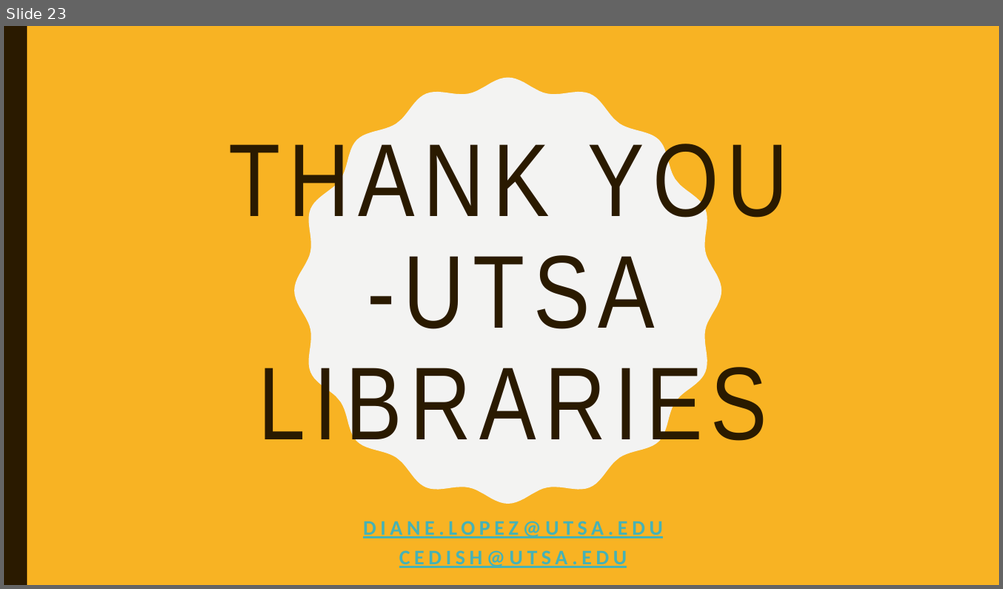
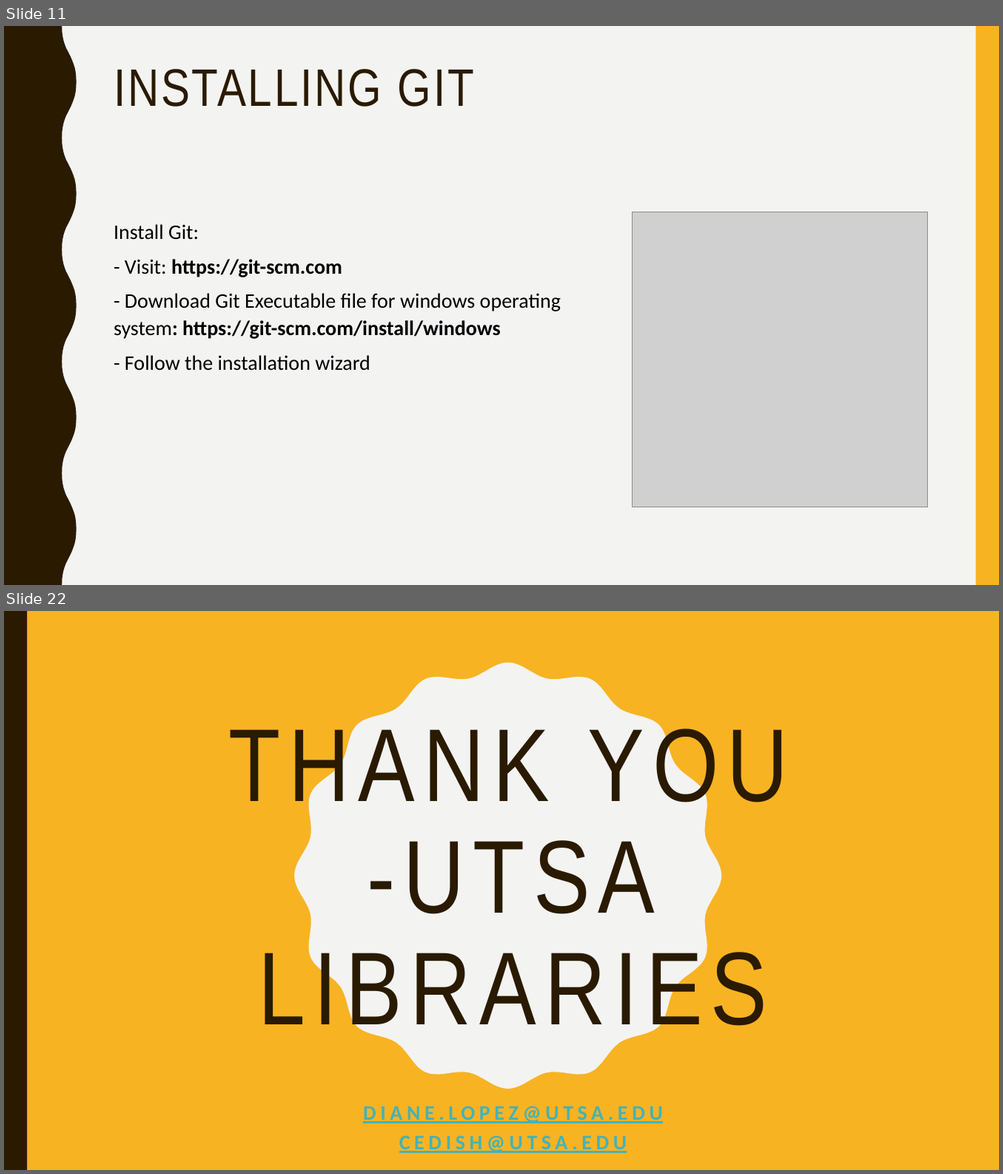
Before and after one commit to dianita956/git_vscode_wrkshp26, a slide deck: git_vscode_spring26_workshop.pptx. Shown one above the other, each under a label of ours: slide 23 before the commit, slides 11 and 22 after it; the slides between them are not shown. The pictures are 1003x589 and 1003x1174 pixels, drawn with LibreOffice and Linux fonts; fonts in the diff are those of the drawing; grey boxes stand for pictures. Boxes give left, top, right and bottom in pixels: in the first picture for what was removed or moved away, otherwise in the second. Text is boxed around its words. In the diff, an @@ line names an element or a change of style, - is before the commit and + after.

```diff
--- a/git_vscode_spring26_workshop.pptx
+++ b/git_vscode_spring26_workshop.pptx
@@ slide 11 added at (4, 26, 999, 585), background #F3F3F2 @@
@@ freeform shape added at (4, 26, 77, 585), fill #2A1A00 @@
@@ rectangle added at (976, 26, 999, 585), fill #F8B323 @@
@@ title added at (114, 69, 474, 107), 51 pt, text #2A1A00 @@
+INSTALLING GIT
@@ text added at (114, 224, 560, 371), 20 pt, text #000000 @@
+Install Git:
+- Visit: https://git-scm.com
+- Download Git Executable file for windows operating system: https://git-scm.com/install/windows
+- Follow the installation wizard
@@ picture added at (632, 212, 928, 508) @@
@@ what was slide 23 is now slide 22 @@
```
Also in this commit, not shown: 3 slides changed, 16 other slides added, 18 slides removed, 2 other files.
